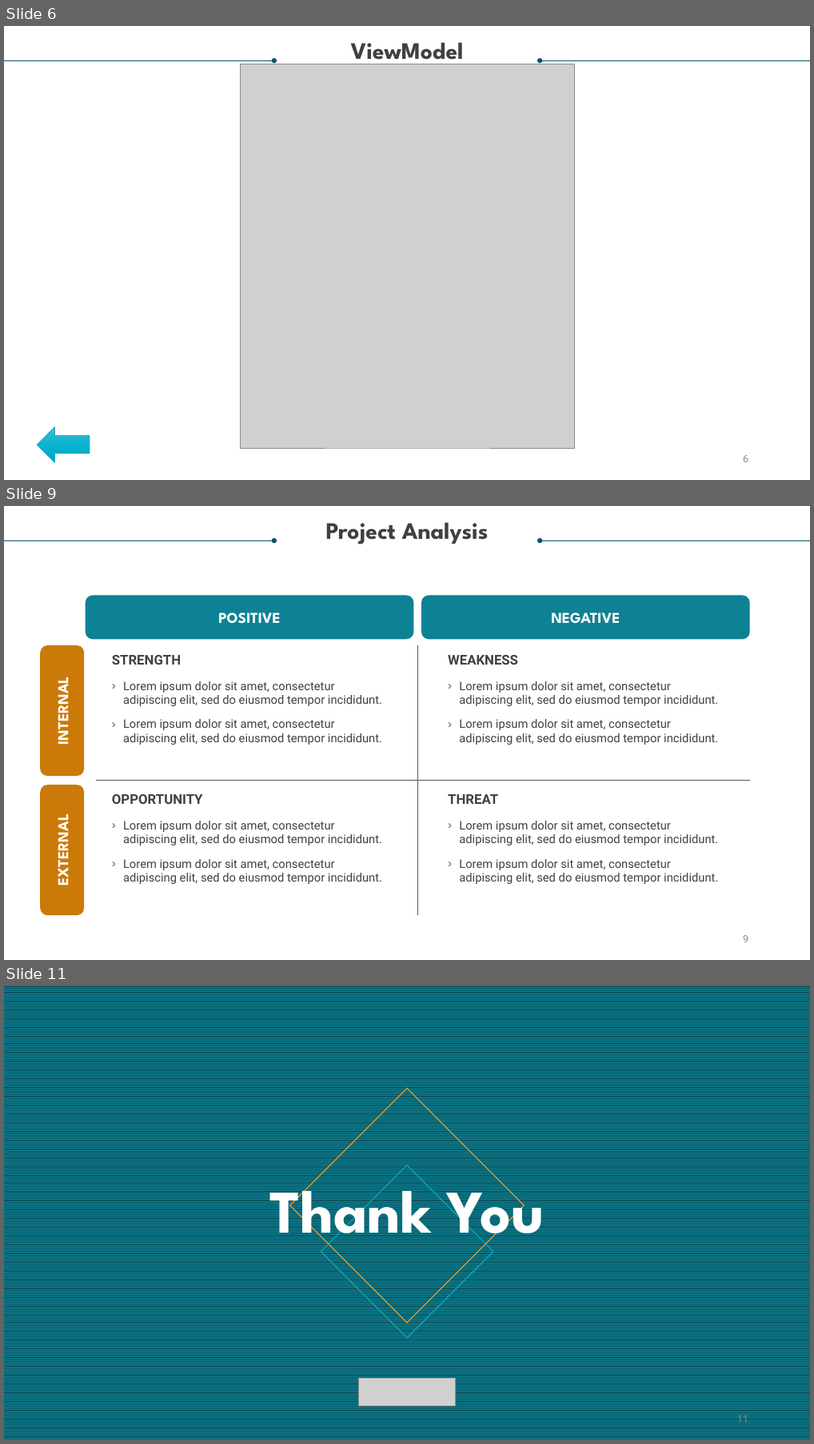
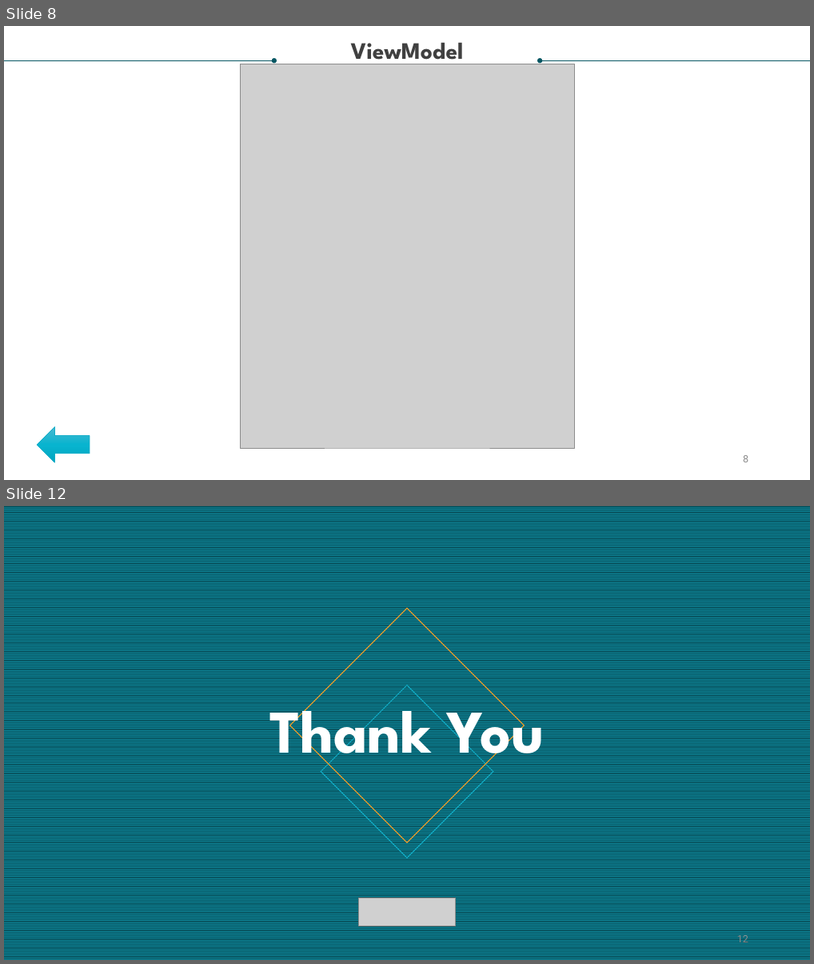
Before and after one commit to the-kool-sk/AndroidArchitectureComponents_Demo, a slide deck: Model – View - View Model.pptx. Shown one above the other, each under a label of ours: slides 6, 9 and 11 before the commit, slides 8 and 12 after it; the slides between them are not shown. The pictures are 814x1444 and 814x964 pixels, drawn with LibreOffice and Linux fonts; fonts in the diff are those of the drawing; grey boxes stand for pictures. Boxes give left, top, right and bottom in pixels: in the first picture for what was removed or moved away, otherwise in the second. Text is boxed around its words. In the diff, an @@ line names an element or a change of style, - is before the commit and + after.

```diff
--- a/Model – View - View Model.pptx
+++ b/Model – View - View Model.pptx
@@ slide 9 removed at (4,506,810,960), background #FFFFFF @@
@@ text removed at (326,522,489,544) @@
-Project Analysis
@@ arrow removed from (4, 540) to (274, 540) @@
@@ arrow removed from (810, 540) to (540, 540) @@
@@ rounded rectangle removed at (86,595,414,639) @@
-POSITIVE
@@ rounded rectangle removed at (422,595,750,639) @@
-NEGATIVE
@@ rounded rectangle removed at (40,645,84,776) @@
-INTERNAL
@@ line removed from (418, 645) to (418, 915) @@
@@ text removed at (112,655,181,664) @@
-STRENGTH
@@ text removed at (448,655,518,664) @@
-WEAKNESS
@@ text removed at (123,681,382,744) @@
-› Lorem ipsum dolor sit amet, consectetur adipiscing elit, sed do eiusmod tempor incididunt.
-› Lorem ipsum dolor sit amet, consectetur adipiscing elit, sed do eiusmod tempor incididunt.
@@ text removed at (459,681,718,744) @@
-› Lorem ipsum dolor sit amet, consectetur adipiscing elit, sed do eiusmod tempor incididunt.
-› Lorem ipsum dolor sit amet, consectetur adipiscing elit, sed do eiusmod tempor incididunt.
@@ rounded rectangle removed at (40,784,84,916) @@
-EXTERNAL
@@ line removed from (96, 780) to (750, 780) @@
@@ text removed at (112,794,203,804) @@
-OPPORTUNITY
@@ text removed at (448,794,498,804) @@
-THREAT
@@ text removed at (123,820,382,884) @@
-› Lorem ipsum dolor sit amet, consectetur adipiscing elit, sed do eiusmod tempor incididunt.
-› Lorem ipsum dolor sit amet, consectetur adipiscing elit, sed do eiusmod tempor incididunt.
@@ text removed at (459,820,718,884) @@
-› Lorem ipsum dolor sit amet, consectetur adipiscing elit, sed do eiusmod tempor incididunt.
-› Lorem ipsum dolor sit amet, consectetur adipiscing elit, sed do eiusmod tempor incididunt.
@@ page number removed at (743,935,749,942) @@
-9
@@ what was slide 6 is now slide 8 @@
@@ what was slide 11 is now slide 12 @@
@@ page number at (738,933,749,944): text changed @@
-11
+12
```
Also in this commit, not shown: 4 slides changed, 5 slides added, 4 other slides removed.
